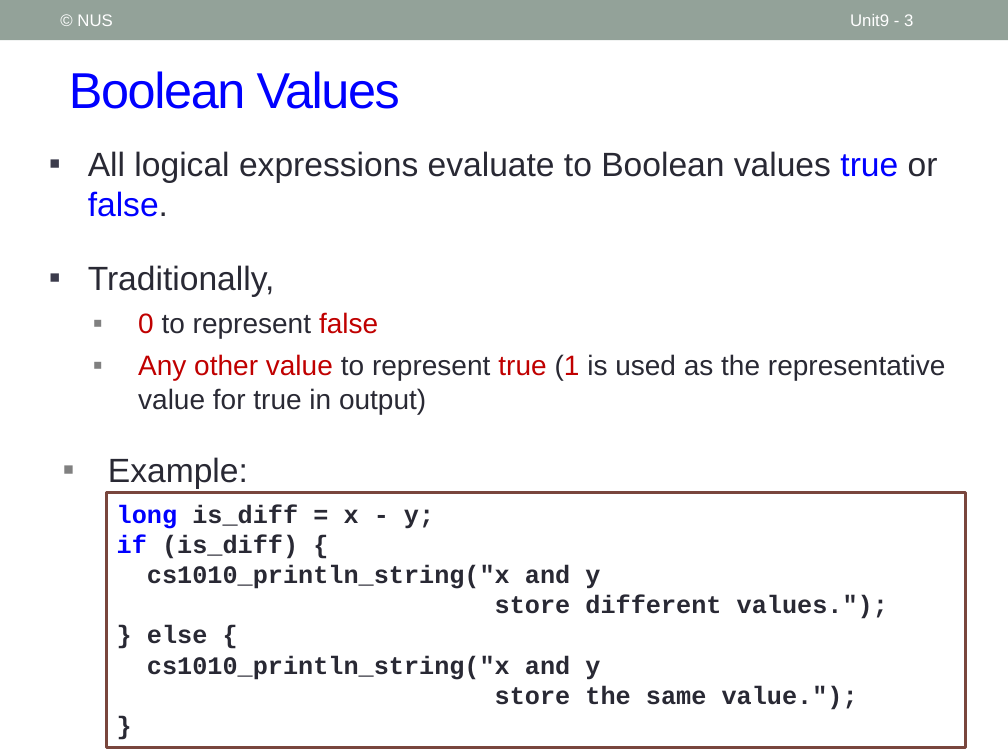
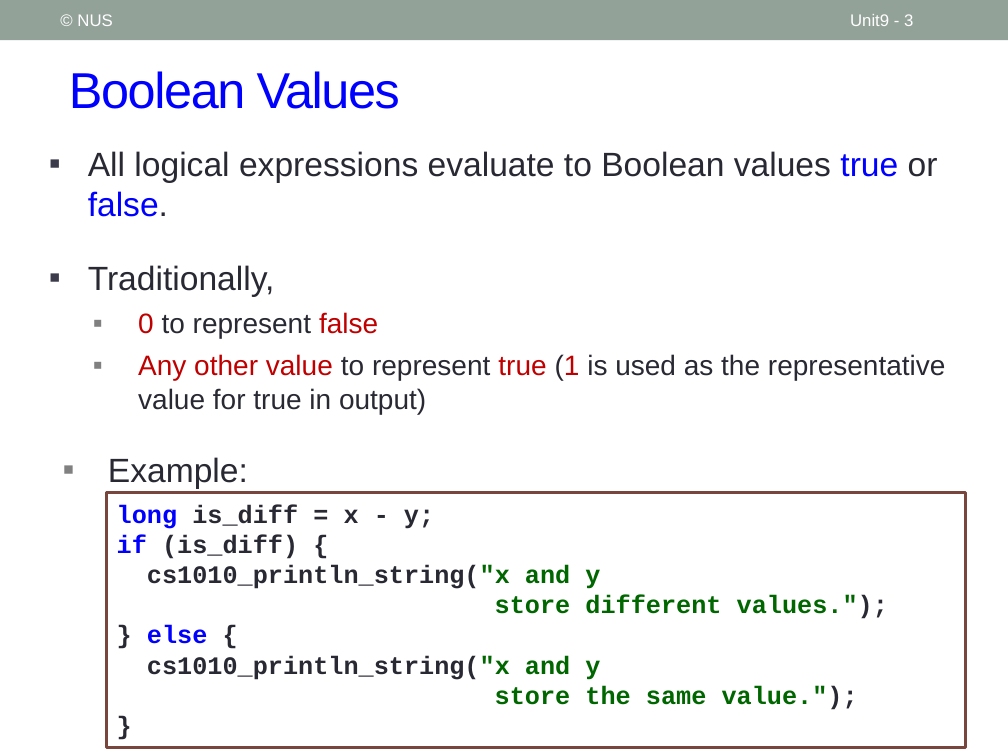
Before and after one commit to nus-cs1010-2021-s2/website, a slide deck: slide 3 of slides/Unit9_Logical Expressions.pptx. Drawn at 1008x756 pixels with LibreOffice and Linux fonts; fonts in the diff are those of the drawing. Boxes give left, top, right and bottom in pixels: in the first picture for what was removed or moved away, otherwise in the second. Text is boxed around its words. In the diff, an @@ line names an element or a change of style, - is before the commit and + after.

```diff
--- a/slides/Unit9_Logical Expressions.pptx
+++ b/slides/Unit9_Logical Expressions.pptx
@@ text in rectangle at [147,565,888,710]: text colour #292934 to #006600 in "cs1010_println_string("x and y store different values.");", "cs1010_println_string("x and y store the same value.");"; text colour #292934 to #0000FF in "else" @@
```
Also in this commit, not shown: 1 other slide changed, 7 other files.
